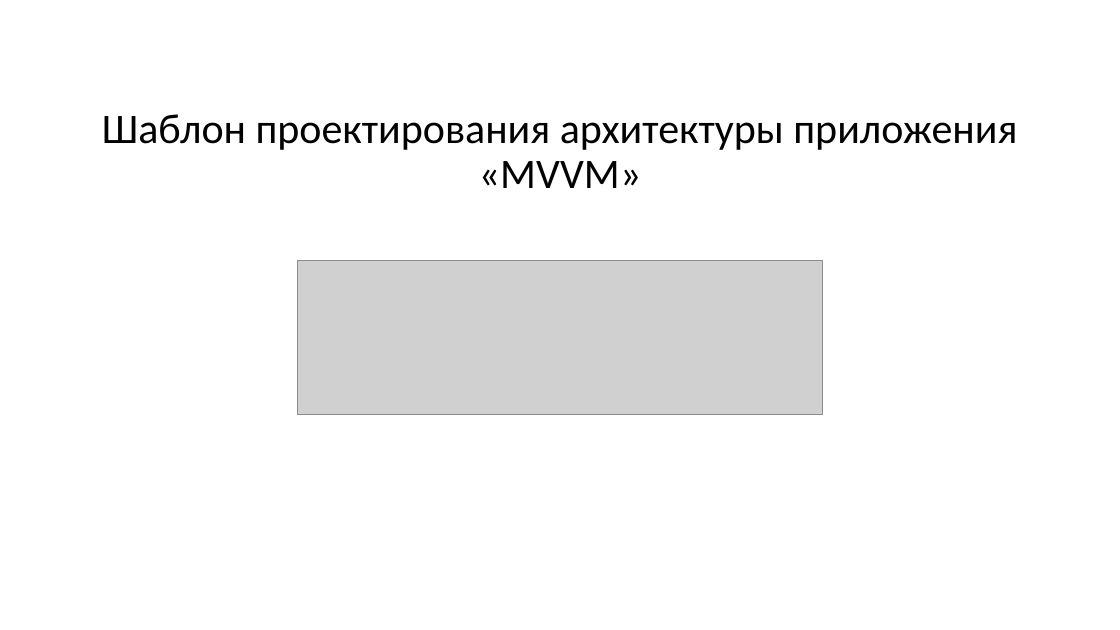
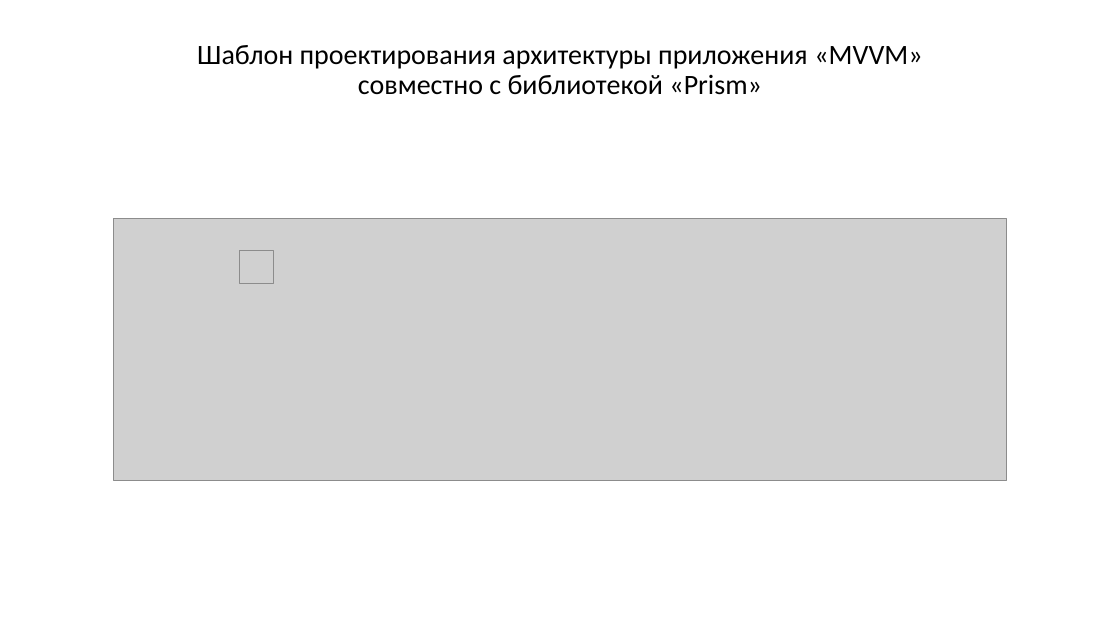
Before and after one commit to TigarBel/Grammes, a slide deck: slide 4 of Клиент-серверное приложение.pptx. Drawn at 1120x630 pixels with LibreOffice and Linux fonts; fonts in the diff are those of the drawing; grey boxes stand for pictures. Boxes give left, top, right and bottom in pixels: in the first picture for what was removed or moved away, otherwise in the second. Text is boxed around its words. In the diff, an @@ line names an element or a change of style, - is before the commit and + after.

```diff
--- a/Клиент-серверное приложение.pptx
+++ b/Клиент-серверное приложение.pptx
@@ title at <box>197,45,922,95</box>: text changed; size 36 to 24 pt @@
-Шаблон проектирования архитектуры приложения
-«MVVM»
+Шаблон проектирования архитектуры приложения «MVVM»
+совместно с библиотекой «Prism»
@@ picture: place and size @@
-picture at <box>297,260,823,414</box>
+picture at <box>113,218,1007,481</box>
@@ picture added at <box>239,250,273,284</box> @@
```
Also in this commit, not shown: 4 other slides changed, 5 slides added, 3 slides removed, 30 other files.
